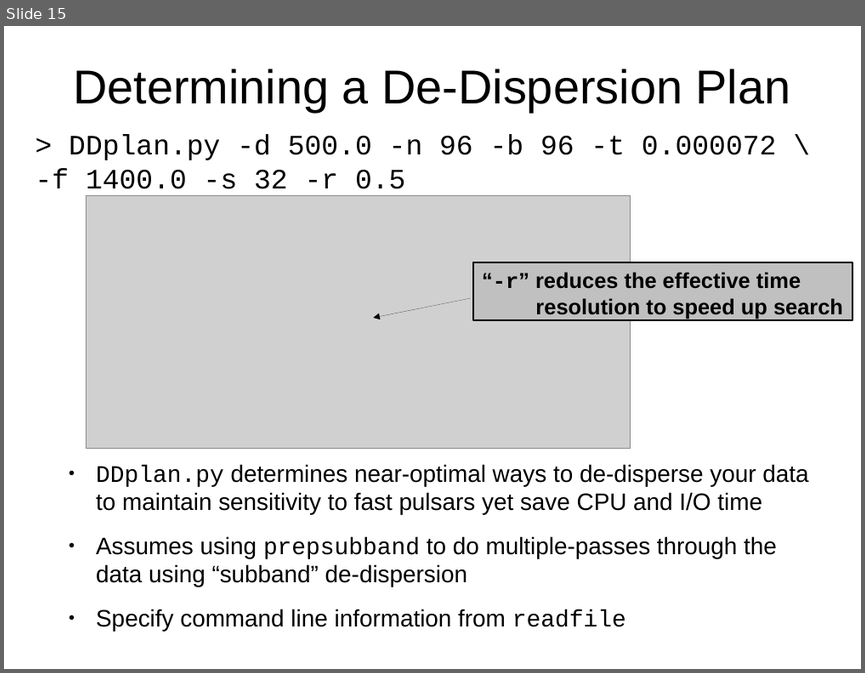
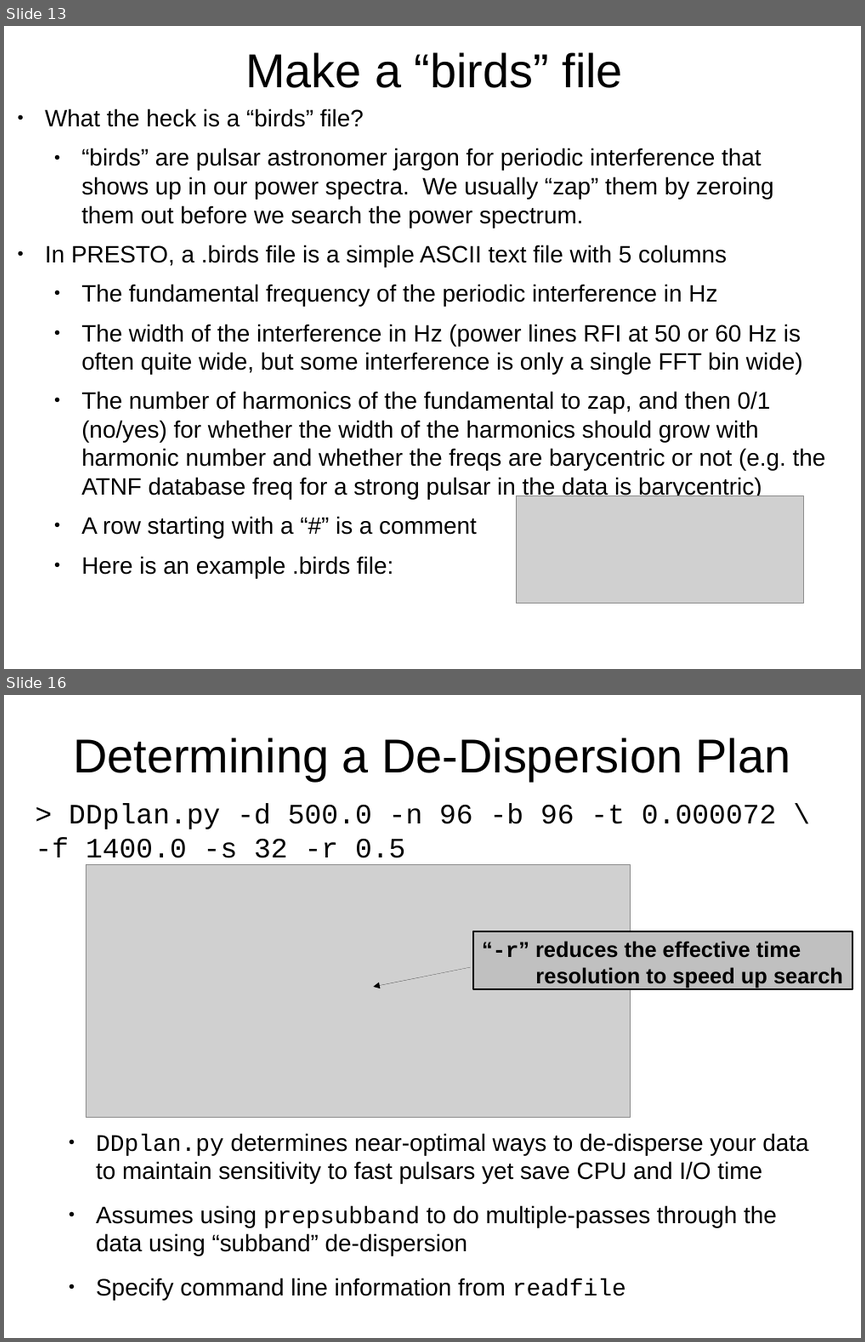
Before and after one commit to scottransom/presto, a slide deck: docs/PRESTO_search_tutorial.odp. Shown one above the other, each under a label of ours: slide 15 before the commit, slides 13 and 16 after it; the slides between them are not shown. The pictures are 865x673 and 865x1342 pixels, drawn with LibreOffice and Linux fonts; fonts in the diff are those of the drawing; grey boxes stand for pictures. Boxes give left, top, right and bottom in pixels: in the first picture for what was removed or moved away, otherwise in the second. Text is boxed around its words. In the diff, an @@ line names an element or a change of style, - is before the commit and + after.

```diff
--- a/docs/PRESTO_search_tutorial.odp
+++ b/docs/PRESTO_search_tutorial.odp
@@ slide 13 added at (4,26,861,669), background #FFFFFF @@
@@ title added at (245,52,623,88), 44 pt, text #000000 @@
+Make a “birds” file
@@ text added at (45,108,826,578), 22 pt, text #000000 @@
+● What the heck is a “birds” file?
+  ● “birds” are pulsar astronomer jargon for periodic interference that shows up in our power spectra. We usually “zap” them by zeroing them out before we search the power spectrum.
+● In PRESTO, a .birds file is a simple ASCII text file with 5 columns
+  ● The fundamental frequency of the periodic interference in Hz
+  ● The width of the interference in Hz (power lines RFI at 50 or 60 Hz is often quite wide, but some interference is only a single FFT bin wide)
+  ● The number of harmonics of the fundamental to zap, and then 0/1 (no/yes) for whether the width of the harmonics should grow with harmonic number and whether the freqs are barycentric or not (e.g. the ATNF database freq for a strong pulsar in the data is barycentric)
+  ● A row starting with a “#” is a comment
+  ● Here is an example .birds file:
@@ picture added at (517,496,804,603) @@
@@ what was slide 15 is now slide 16 @@
```
Also in this commit, not shown: 14 slides changed, 1 other slide added, 1 slide removed, 1 other file.
